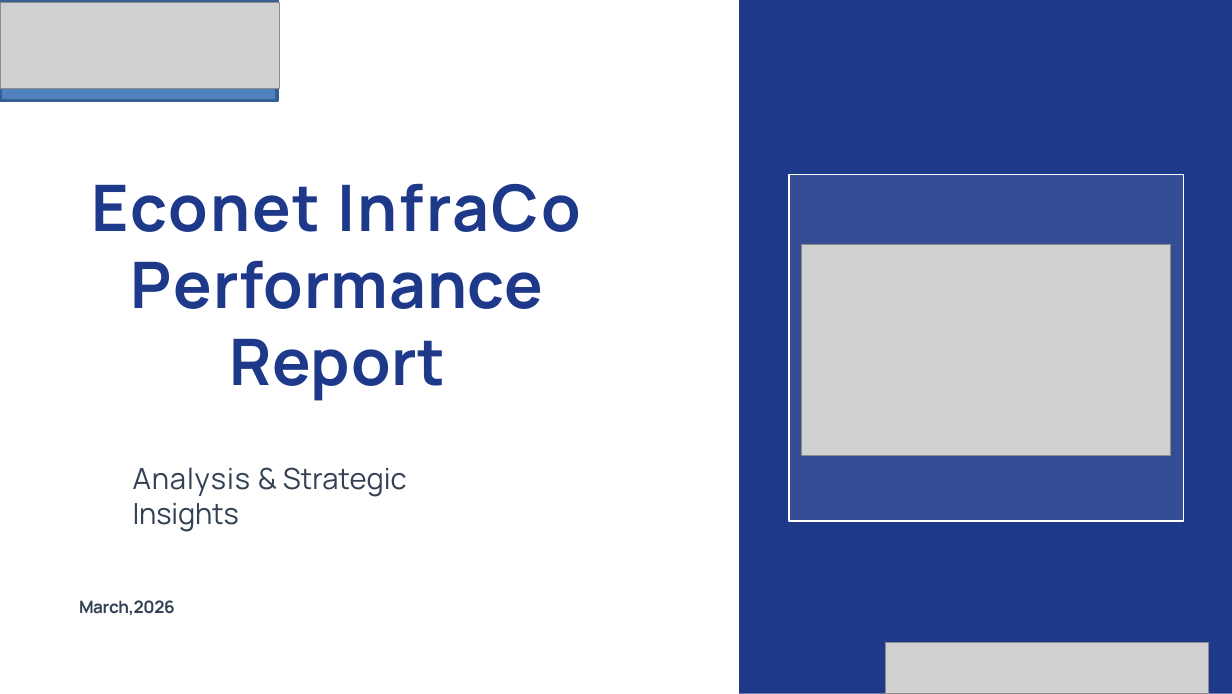
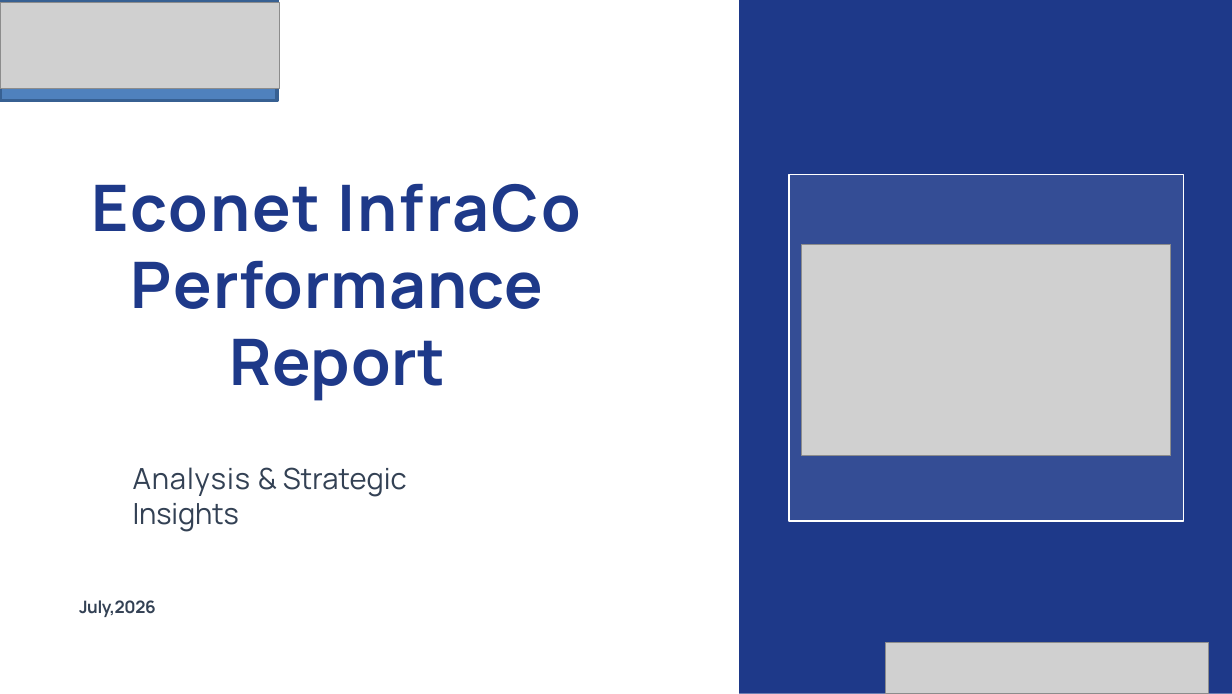
Before and after one commit to Rakinzi/reports, a slide deck: slide 1 of src/reports/report-templates/new/Econet Infraco March Website Report.pptx. Drawn at 1232x694 pixels with LibreOffice and Linux fonts; fonts in the diff are those of the drawing; grey boxes stand for pictures; background and template pictures are left out. Boxes give left, top, right and bottom in pixels: in the first picture for what was removed or moved away, otherwise in the second. Text is boxed around its words. In the diff, an @@ line names an element or a change of style, - is before the commit and + after.

```diff
--- a/src/reports/report-templates/new/Econet Infraco March Website Report.pptx
+++ b/src/reports/report-templates/new/Econet Infraco March Website Report.pptx
@@ text at (x1=79, y1=600, x2=156, y2=617): text changed @@
-March,2026
+July,2026
```
Also in this commit, not shown: 6 other slides changed, 5 slides added, 2 other files.
